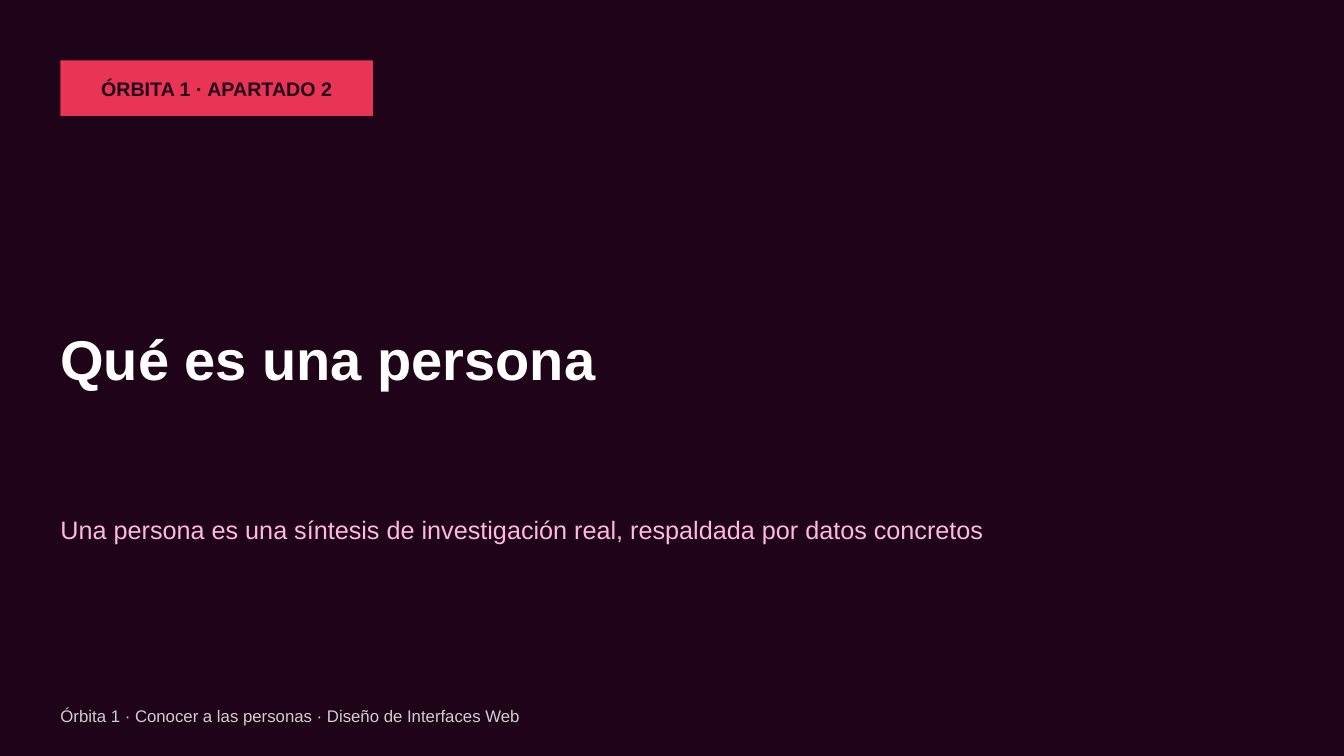
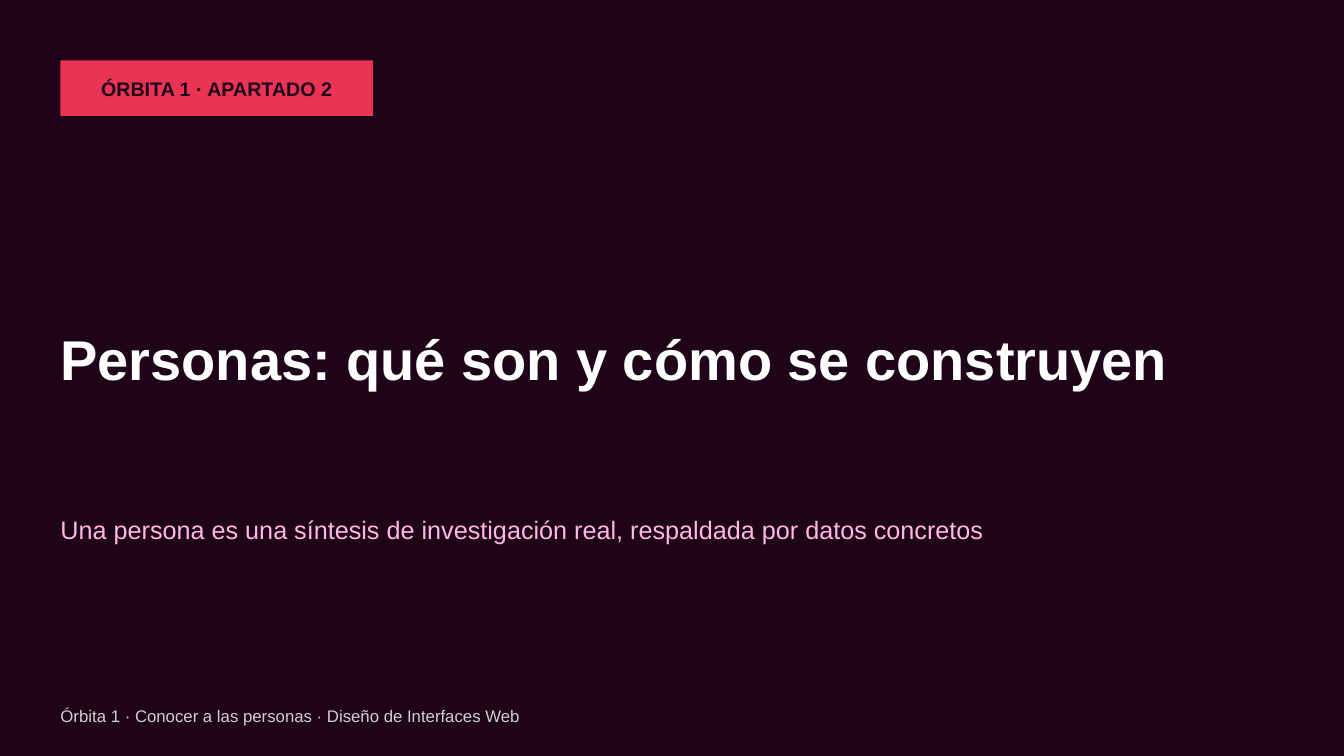
Before and after one commit to envasador/diseno-interfaces-web, a slide deck: slide 1 of docs/orbitas/orbita1/slides/pptx/orbita1_02_que_es_una_persona.pptx. Drawn at 1344x756 pixels with LibreOffice and Linux fonts; fonts in the diff are those of the drawing. Boxes give left, top, right and bottom in pixels: in the first picture for what was removed or moved away, otherwise in the second. Text is boxed around its words. In the diff, an @@ line names an element or a change of style, - is before the commit and + after.

```diff
--- a/docs/orbitas/orbita1/slides/pptx/orbita1_02_que_es_una_persona.pptx
+++ b/docs/orbitas/orbita1/slides/pptx/orbita1_02_que_es_una_persona.pptx
@@ text at (60,339,1167,390): text changed @@
-Qué es una persona
+Personas: qué son y cómo se construyen
```
Also in this commit, not shown: 2 other slides changed, 3 slides added, 21 other files.
